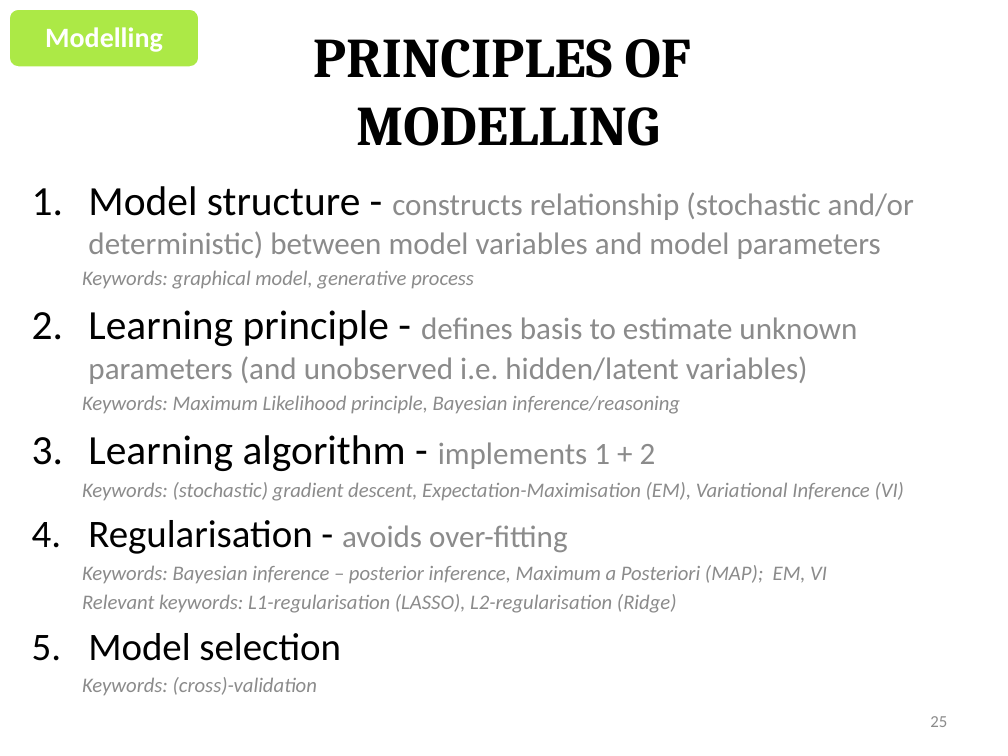
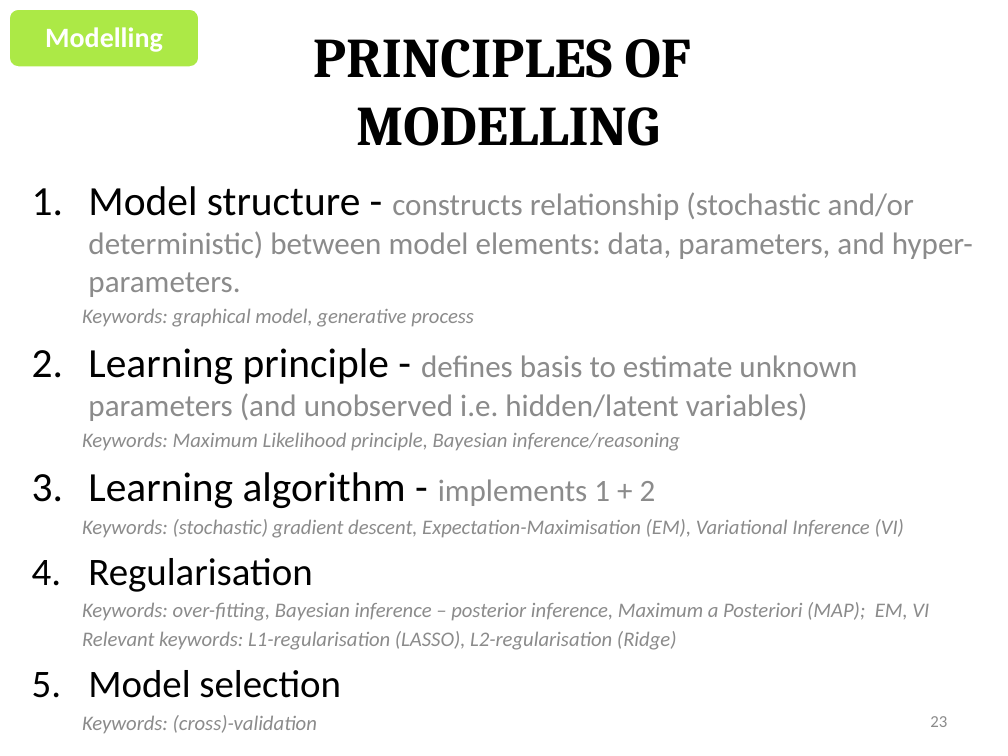
Before and after one commit to huuson94/hoamle.github.io, a slide deck: slide 23 of assets/essence_ml.pptx (slide 25 before the commit). Drawn at 1008x756 pixels with LibreOffice and Linux fonts; fonts in the diff are those of the drawing. Boxes give left, top, right and bottom in pixels: in the first picture for what was removed or moved away, otherwise in the second. Text is boxed around its words. In the diff, an @@ line names an element or a change of style, - is before the commit and + after.

```diff
--- a/assets/essence_ml.pptx
+++ b/assets/essence_ml.pptx
@@ text at [88, 186, 973, 297]: text changed @@
-1. Model structure - constructs relationship (stochastic and/or deterministic) between model variables and model parameters
+1. Model structure - constructs relationship (stochastic and/or deterministic) between model elements: data, parameters, and hyper-parameters.
@@ text at [82, 558, 929, 621]: text changed @@
-4. Regularisation - avoids over-fitting
-  Keywords: Bayesian inference – posterior inference, Maximum a Posteriori (MAP); EM, VI
+4. Regularisation
+  Keywords: over-fitting, Bayesian inference – posterior inference, Maximum a Posteriori (MAP); EM, VI
@@ page number at [930, 716, 947, 727]: text changed @@
-25
+23
```
Also in this commit, not shown: 3 other slides changed, 3 slides removed, 15 other files.
